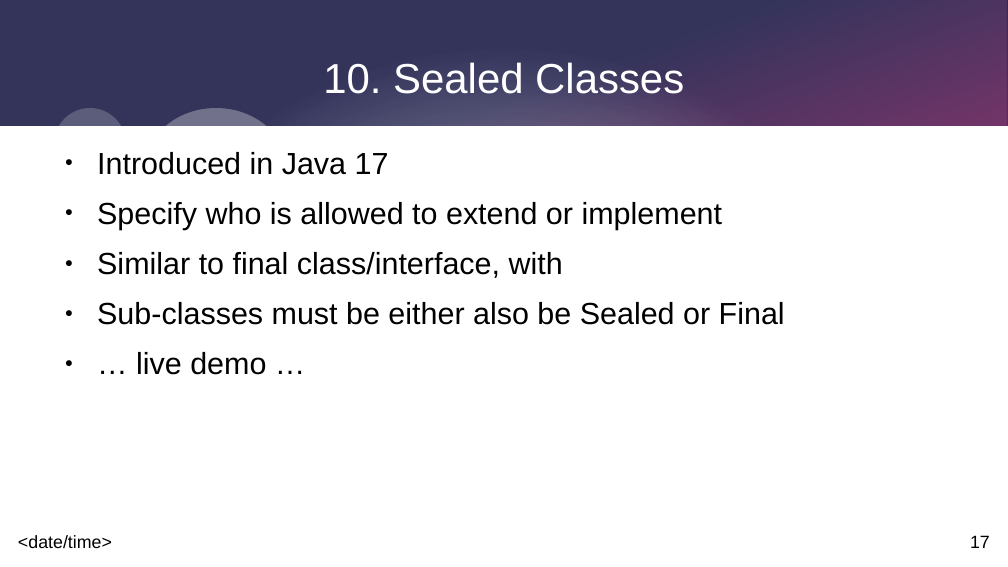
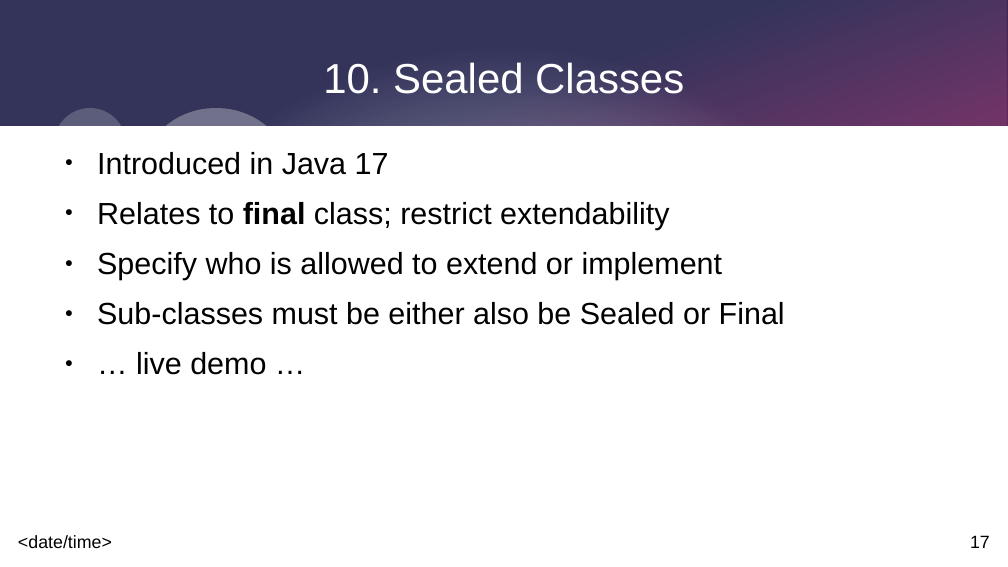
Before and after one commit to johnnyegel/Talk_JavaLatestAndGreatest, a slide deck: slide 17 of Presentation/JavaLatestAndGreatest.odp. Drawn at 1008x567 pixels with LibreOffice and Linux fonts; fonts in the diff are those of the drawing. Boxes give left, top, right and bottom in pixels: in the first picture for what was removed or moved away, otherwise in the second. Text is boxed around its words. In the diff, an @@ line names an element or a change of style, - is before the commit and + after.

Commit message:
Fixed more in presentation

```diff
--- a/Presentation/JavaLatestAndGreatest.odp
+++ b/Presentation/JavaLatestAndGreatest.odp
@@ text at bbox=[97, 202, 669, 230]: paragraph added @@
+● Relates to final class; restrict extendability
@@ text at bbox=[97, 252, 563, 278]: paragraph removed @@
-● Similar to final class/interface, with
```
